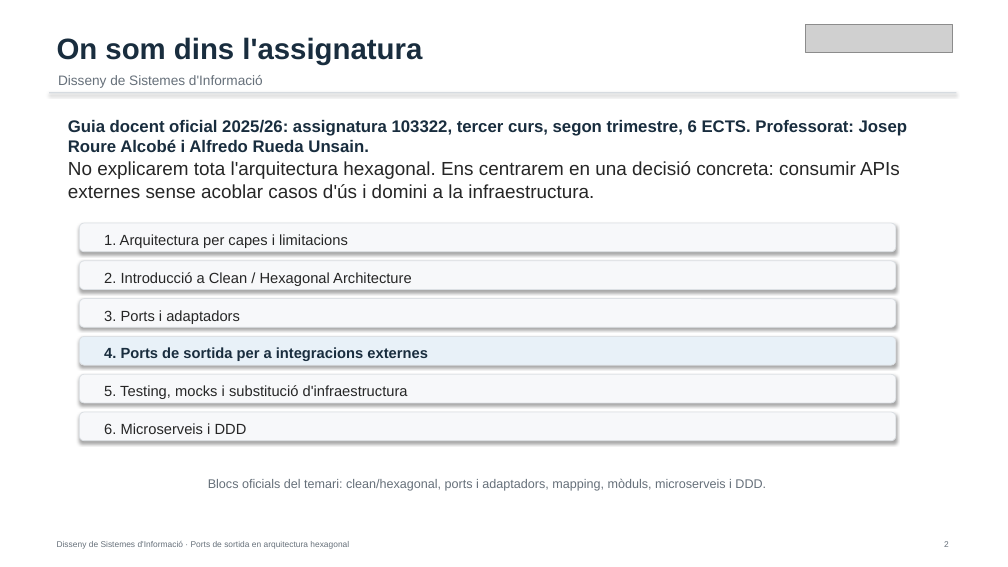
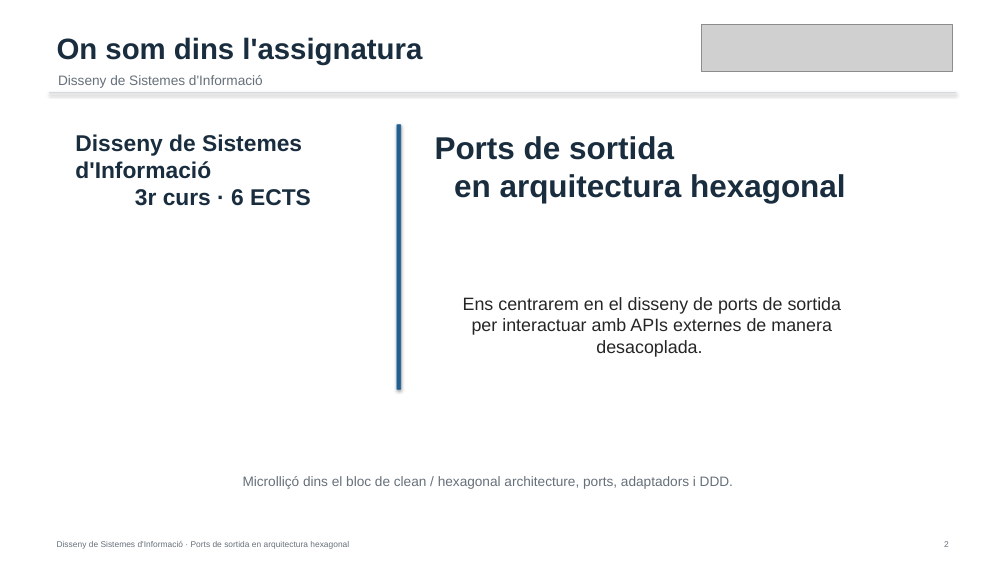
Before and after one commit to alfredorueda/HexaStock, a slide deck: slide 2 of doc/presentations/defensa-placa-permanent-dsi-ports-sortida-hexagonal/output/defensa-dsi-ports-sortida-hexagonal.pptx. Drawn at 1008x567 pixels with LibreOffice and Linux fonts; fonts in the diff are those of the drawing; grey boxes stand for pictures. Boxes give left, top, right and bottom in pixels: in the first picture for what was removed or moved away, otherwise in the second. Text is boxed around its words. In the diff, an @@ line names an element or a change of style, - is before the commit and + after.

```diff
--- a/doc/presentations/defensa-placa-permanent-dsi-ports-sortida-hexagonal/output/defensa-dsi-ports-sortida-hexagonal.pptx
+++ b/doc/presentations/defensa-placa-permanent-dsi-ports-sortida-hexagonal/output/defensa-dsi-ports-sortida-hexagonal.pptx
@@ picture: place and size @@
-picture at box(805, 24, 953, 52)
+picture at box(701, 24, 953, 72)
@@ text removed at box(68, 120, 907, 152) @@
-Guia docent oficial 2025/26: assignatura 103322, tercer curs, segon trimestre, 6 ECTS. Professorat: Josep Roure Alcobé i Alfredo Rueda Unsain.
@@ text added at box(75, 134, 311, 206), 21.7 pt, text #192D3E, bold @@
+Disseny de Sistemes d'Informació
+3r curs · 6 ECTS
@@ rounded rectangle added at box(397, 125, 401, 389), fill #236092, outline #236092 0.75 pt @@
@@ text added at box(435, 136, 846, 203), 30 pt, text #192D3E, bold @@
+Ports de sortida
+en arquitectura hexagonal
@@ text removed at box(68, 161, 900, 198) @@
-No explicarem tota l'arquitectura hexagonal. Ens centrarem en una decisió concreta: consumir APIs externes sense acoblar casos d'ús i domini a la infraestructura.
@@ rounded rectangle removed at box(79, 223, 896, 252) @@
@@ text removed at box(104, 234, 348, 248) @@
-1. Arquitectura per capes i limitacions
@@ rounded rectangle removed at box(79, 261, 896, 290) @@
@@ rounded rectangle removed at box(79, 299, 896, 327) @@
@@ text removed at box(104, 272, 411, 286) @@
-2. Introducció a Clean / Hexagonal Architecture
@@ text added at box(463, 297, 842, 335), 17.1 pt, text #262626 @@
+Ens centrarem en el disseny de ports de sortida per interactuar amb APIs externes de manera desacoplada.
@@ text removed at box(104, 310, 240, 324) @@
-3. Ports i adaptadors
@@ rounded rectangle removed at box(79, 337, 896, 365) @@
@@ text removed at box(104, 347, 428, 361) @@
-4. Ports de sortida per a integracions externes
@@ rounded rectangle removed at box(79, 374, 896, 403) @@
@@ text removed at box(104, 385, 408, 399) @@
-5. Testing, mocks i substitució d'infraestructura
@@ rounded rectangle removed at box(79, 412, 896, 441) @@
@@ text removed at box(104, 423, 247, 434) @@
-6. Microserveis i DDD
@@ text at box(243, 476, 733, 489): text changed; size 12 to 13 pt @@
-Blocs oficials del temari: clean/hexagonal, ports i adaptadors, mapping, mòduls, microserveis i DDD.
+Microlliçó dins el bloc de clean / hexagonal architecture, ports, adaptadors i DDD.
```
Also in this commit, not shown: 10 other slides changed, 3 slides added, 12 other files.
